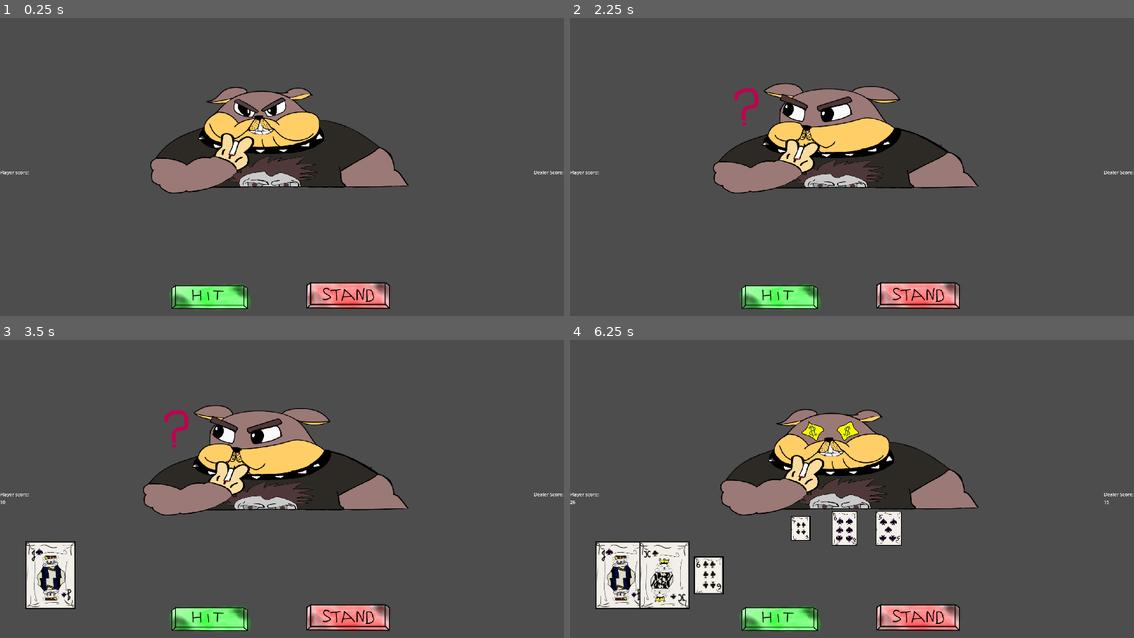
Above: before the commit, frames 1-4 (two rows, left to right).
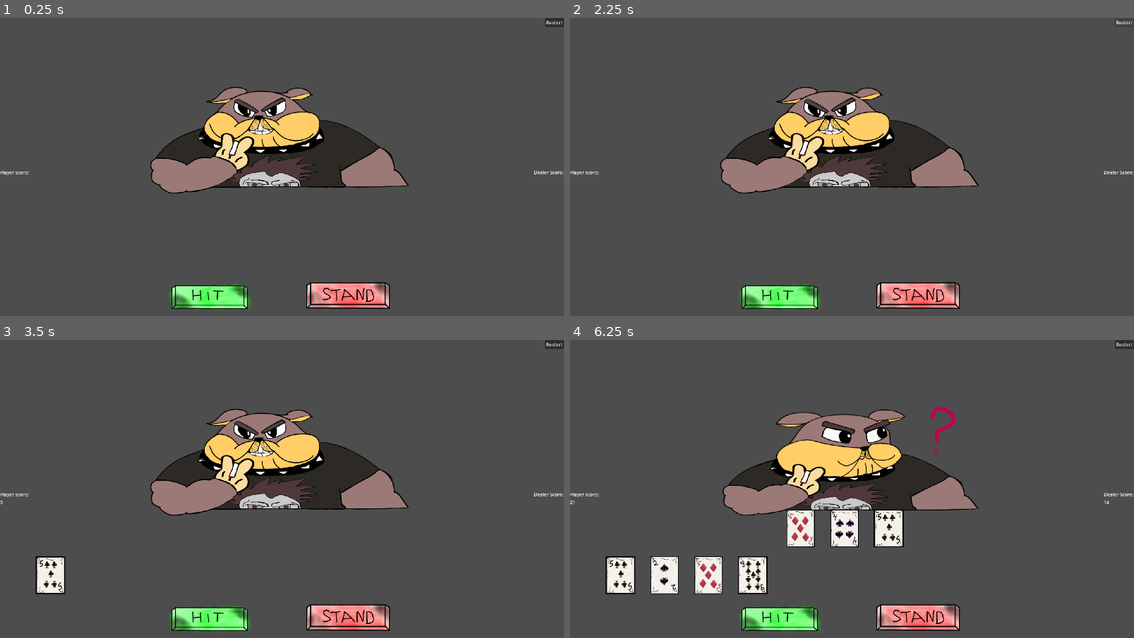
Above: after the commit, the same moments.

Repository: RobDot20/2D-Blackjack-Game
Game: Godot game, scene res://src/scenes/game_new.tscn
The game is run twice, just before and just after one commit, with the same random seed, the same clock (stepped at 60 frames per second) and the same inputs.
Inputs (mouse positions are in pixels of both pictures, inside the frame that each line leads up to):
- Up to frame 1 (0.25 s): no input
- Up to frame 2 (2.25 s): click (1122, 23) at 0.5 s, where only the run after the commit has a clickable "Restart"; click (1122, 23) at 1.25 s, where only the run after the commit has a clickable "Restart"; click (1122, 23) at 2 s, where only the run after the commit has a clickable "Restart"
- Up to frame 3 (3.5 s): click (208, 620) at 2.75 s
- Up to frame 4 (6.25 s): click (925, 620) at 3.5 s; click (778, 620) at 4.25 s; click (778, 620) at 5 s; tap Enter at 5.75 s

The runs differ from the first frame. In frame 1, less than 0.1% of the frame differs, in the area x 96-100%, y 0-4%; in frame 2, 5.1%; in frame 3, 7.0%; in frame 4, 11%, in the area x 0-100%, y 0-91%.

Commit message:
resize cards

Diff:
--- a/src/scenes/card_inventory.tscn
+++ b/src/scenes/card_inventory.tscn
@@ -4,3 +4,7 @@
 
 [node name="CardInventory" type="Node2D"]
 script = ExtResource("1_cc53b")
+
+[node name="HBoxContainer" type="HBoxContainer" parent="."]
+offset_right = 40.0
+offset_bottom = 40.0
--- a/src/scenes/game_new.tscn
+++ b/src/scenes/game_new.tscn
@@ -77,7 +77,18 @@
 texture_normal = ExtResource("4_66ddt")
 texture_pressed = ExtResource("5_sw7tb")
 
+[node name="Restart" type="Button" parent="."]
+anchors_preset = 1
+anchor_left = 1.0
+anchor_right = 1.0
+offset_left = -65.0
+offset_bottom = 31.0
+grow_horizontal = 0
+text = "Restart
+"
+
 [connection signal="dealer_turn" from="." to="." method="_on_dealer_turn"]
 [connection signal="end_round" from="." to="." method="_on_end_round"]
 [connection signal="pressed" from="Buttons/Hit" to="." method="_on_hit_pressed"]
 [connection signal="pressed" from="Buttons/Stand" to="." method="_on_stand_pressed"]
+[connection signal="pressed" from="Restart" to="." method="_on_restart_pressed"]
--- a/src/scripts/game_new.gd
+++ b/src/scripts/game_new.gd
@@ -72,3 +72,7 @@
 	else :
 		print("Lose :(")
 		dealer.player_lose()
+
+
+func _on_restart_pressed() -> void:
+	get_tree().reload_current_scene()
Binary file changed: assets/cards/CLUBS/1.png
Not shown, changed: assets/cards/CLUBS/1.png.import
Binary file changed: assets/cards/CLUBS/10.png
Not shown, changed: assets/cards/CLUBS/10.png.import
Binary file changed: assets/cards/CLUBS/11.png
Not shown, changed: assets/cards/CLUBS/11.png.import
Binary file changed: assets/cards/CLUBS/12.png
Not shown, changed: assets/cards/CLUBS/12.png.import
Binary file changed: assets/cards/CLUBS/13.png
Not shown, changed: assets/cards/CLUBS/13.png.import
Binary file changed: assets/cards/CLUBS/2.png
Not shown, changed: assets/cards/CLUBS/2.png.import
(and 196 more such lines)
